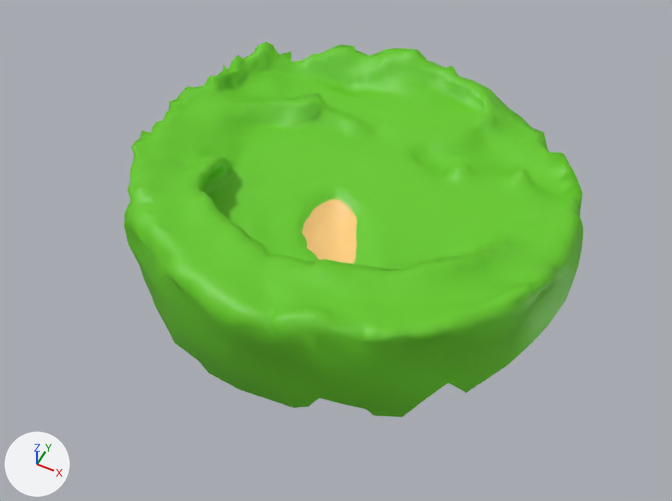
The glTF model Models/Johnny_Models/Ground/ground.glb, before and after one commit.
Both versions are drawn from a camera (50 mm lens) standing at (54.6, -119.1, 131.7) and looking at (-0.8, -8.2, -7.0). The lights are fixed; the arrows at lower left show +X, +Y and +Z. Where no turn or scale is listed for an object, it has been applied to the vertices. Vertices at the same position are counted once.

The scene before the commit, as lines of its bpy script (objects in view):
```python
me_icosphere = bpy.data.meshes.new('Icosphere')
me_icosphere.from_pydata(...)  # 2483 vertices, 4919 faces; spans x -0.98..0.98, y -1.0..0.99, z -0.34..0.37
me_icosphere.materials.append(mat_ground)  # picture img_ground_base_color
# before: 1281 (0.56, 0.06, -0.05) at pixel (239, 161), 1938 (0.6, 0.02, -0.05) at pixel (237, 153), 2225 (0.55, 0.13, -0.05) at pixel (233, 172)
ob_ground = bpy.data.objects.new('Ground', me_icosphere)
ob_ground.location = (0.0, 0.0, 0.0)
ob_ground.scale = (-45.1, -45.1, -45.1)
```
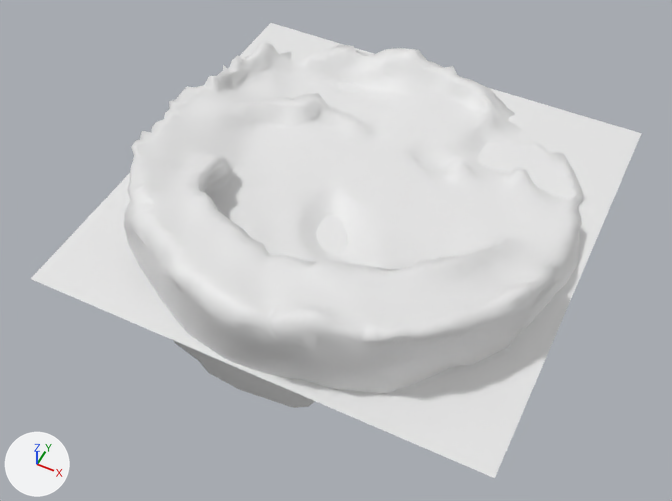
What changed in the scene script:
```text
Change me_icosphere:
    used by ob_ground; location = (0.0, 0.0, 0.0); scale = (-45.1, -45.1, -45.1)
    remove me_icosphere.from_pydata(...)  # 2483 vertices, 4919 faces; spans x -0.98..0.98, y -1.0..0.99, z -0.34..0.37
    add me_icosphere.from_pydata(...)  # 2483 vertices, 4918 faces; spans x -0.98..0.98, y -1.0..0.99, z -0.34..0.37
    me_icosphere part 1: 27 of the vertices in x -0.13..0.13, y 0.05..0.38, z -0.02..0.03 are multiplied about their middle by the matrix ((0.994, 0.0, -0.016), (-0.001, 0.994, -0.021), (0.016, 0.021, 0.994)), then moved by (0.0, 0.0, -0.01)
    me_icosphere part 2
    add for i in [1281, 1938, 2225]: me_icosphere.vertices[i].co += Vector((0.0, 0.0, -0.01))
    me_icosphere.vertices[1017].co: (0.66, 0.19, -0.13) -> (0.65, 0.17, -0.14)  # not seen -> pixel (209, 155)
    me_icosphere.vertices[1224].co: (0.59, 0.13, -0.12) -> (0.6, 0.14, -0.11)  # pixel (225, 158) -> not seen
    me_icosphere.vertices[1256].co: (0.65, 0.15, -0.1) -> (0.64, 0.13, -0.12)  # not seen -> pixel (216, 155)
    me_icosphere.vertices[1937].co: (0.61, 0.05, -0.08) -> (0.6, 0.05, -0.07)  # pixel (231, 153) -> pixel (233, 155)
    me_icosphere.vertices[1940].co: (0.56, 0.02, -0.05) -> (0.55, 0.02, -0.05)  # pixel (244, 156) -> pixel (245, 156)
    me_icosphere.vertices[1941].co: (0.6, 0.08, -0.08) -> (0.59, 0.1, -0.08)  # pixel (230, 157) -> pixel (230, 160)
    me_icosphere.vertices[2094].co: (0.62, 0.11, -0.09) -> (0.6, 0.12, -0.1)  # pixel (223, 157) -> pixel (225, 159)
    me_icosphere.vertices[2226].co: (0.58, 0.16, -0.05) -> (0.57, 0.16, -0.06)  # pixel (225, 174) -> pixel (227, 173)
    me_icosphere part 3: 4918 faces spanning x -0.98..0.98, y -1.0..0.99, z -0.34..0.37 switch from mat_ground (picture img_ground_base_color) to no material
Add me_plane:
    me_plane.from_pydata(...)  # 7921 vertices, 15488 faces; spans x -45.3..45.3, y -45.3..45.3, z 0.0
Add ob_water:
    ob_water = bpy.data.objects.new('Water', me_plane)
    ob_water.location = (0.0, 0.0, 0.0)
```

Boxes (x1, y1, x2, y2) around the edits, measured in the pictures (672 x 501 px; the box of a moved part takes in the faces that stretch with it):
'Ground', reshaped: before (124, 42, 583, 417); after (124, 42, 583, 408)
'Water', added: after (31, 23, 642, 478)
part 1 of me_icosphere, moved or reshaped: (297, 188, 362, 264) in both
part 2 of me_icosphere, moved or reshaped: (201, 144, 254, 180) in both
part 3 of me_icosphere, recoloured (green to white): (124, 42, 583, 408) in both
